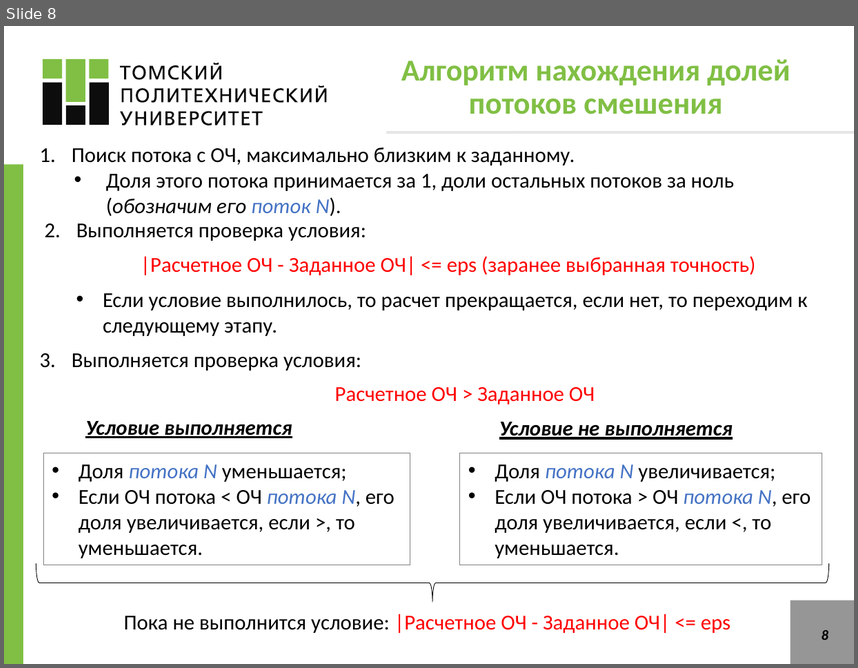
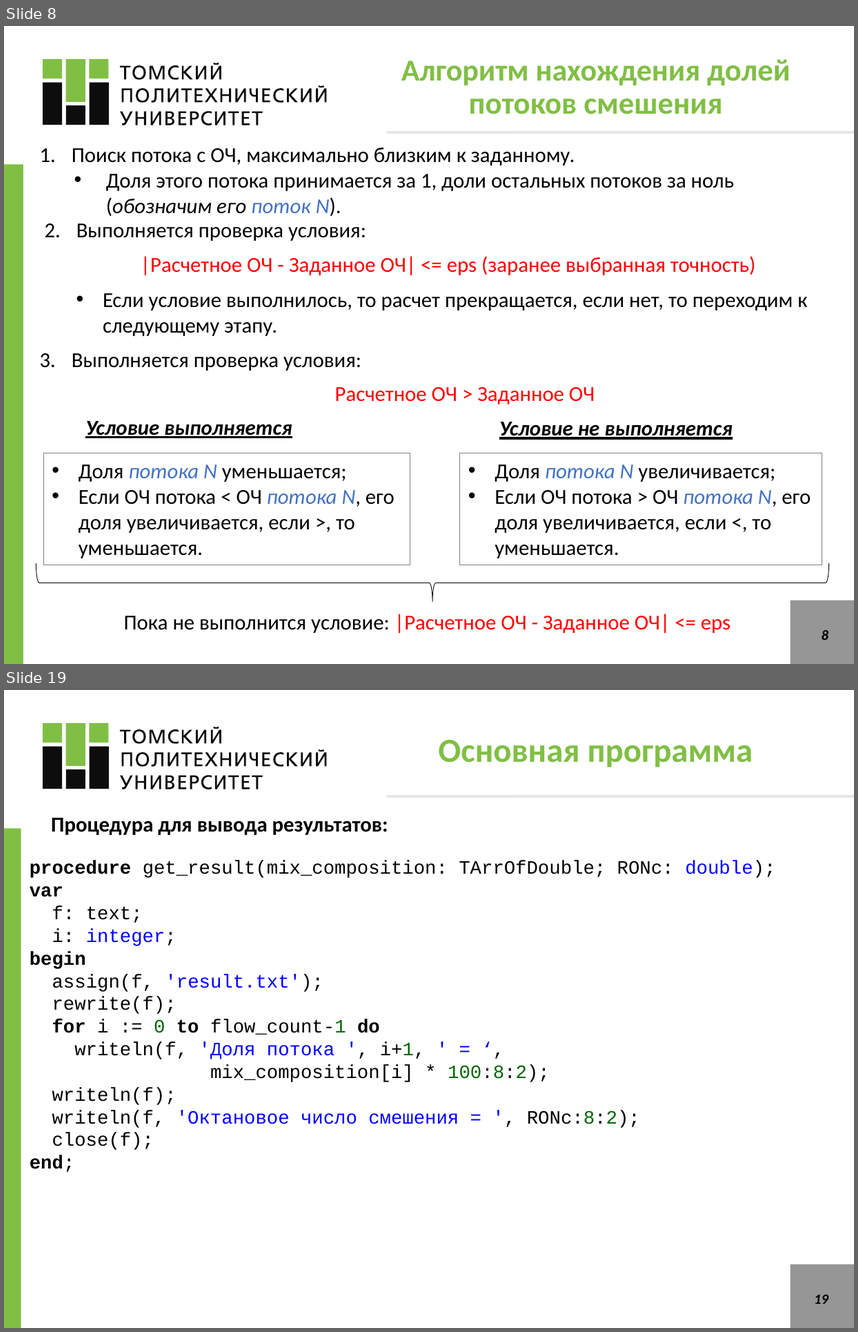
Before and after one commit to VChuzlov/SA, a slide deck: ЛБ1_blending/ЛБ_1.pptx. Shown one above the other, each under a label of ours: slide 8 before the commit, slides 8 and 19 after it; the slides between them are not shown. The pictures are 858x668 and 858x1332 pixels, drawn with LibreOffice and Linux fonts; fonts in the diff are those of the drawing. Boxes give left, top, right and bottom in pixels: in the first picture for what was removed or moved away, otherwise in the second. Text is boxed around its words. In the diff, an @@ line names an element or a change of style, - is before the commit and + after.

```diff
--- a/ЛБ1_blending/ЛБ_1.pptx
+++ b/ЛБ1_blending/ЛБ_1.pptx
@@ slide 19 added at [4, 690, 854, 1328], background #FFFFFF @@
@@ freeform shape added at [43, 723, 109, 766], fill #80BF44 @@
@@ freeform shape added at [120, 727, 326, 789], fill #0D0D0D @@
@@ freeform shape added at [43, 746, 110, 789], fill #0D0D0D @@
@@ title added at [438, 740, 753, 767], 28.6 pt, text #80BF44, bold @@
+Основная программа
@@ line added from (386, 796) to (854, 796), #E7E6E6 2.25 pt @@
@@ rectangle added at [4, 829, 21, 1328], fill #80BF44 @@
@@ text added at [51, 818, 388, 835], 18 pt, text #000000, bold @@
+Процедура для вывода результатов:
@@ text added at [30, 860, 775, 1172], 16 pt, text #000000 @@
+procedure get_result(mix_composition: TArrOfDouble; RONc: double);
+var
+f: text;
+i: integer;
+begin
+assign(f, 'result.txt');
+rewrite(f);
+for i := 0 to flow_count-1 do
+writeln(f, 'Доля потока ', i+1, ' = ‘,
+mix_composition[i] * 100:8:2);
+writeln(f);
+writeln(f, 'Октановое число смешения = ', RONc:8:2);
+close(f);
+end;
@@ rectangle added at [791, 1264, 854, 1328], fill #969696 @@
@@ page number added at [814, 1294, 829, 1303], 12 pt, text #000000, bold, italic @@
+19
```
Also in this commit, not shown: 3 slides changed, 9 other slides added, 15 slides removed, 24 other files.
